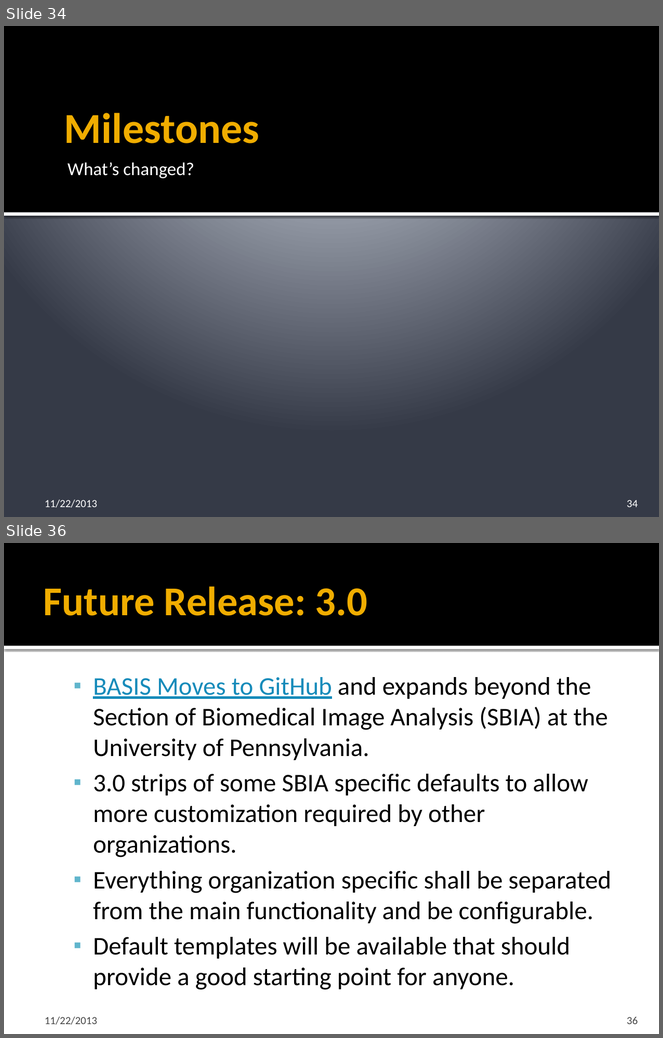
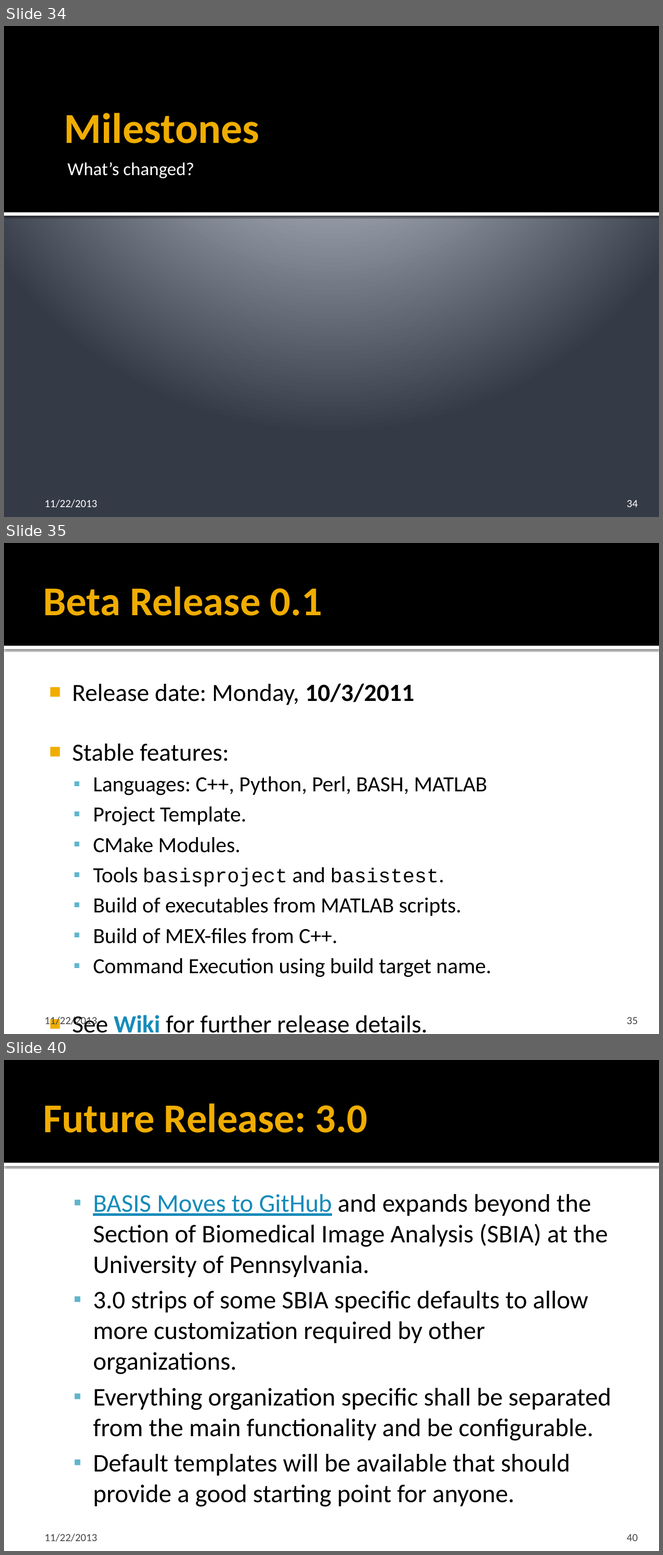
Before and after one commit to cmake-basis/legacy, a slide deck: doc/BASIS_Introduction.pptx. Shown one above the other, each under a label of ours: slides 34 and 36 before the commit, slides 34, 35 and 40 after it; the slides between them are not shown. The pictures are 663x1038 and 663x1555 pixels, drawn with LibreOffice and Linux fonts; fonts in the diff are those of the drawing. Boxes give left, top, right and bottom in pixels: in the first picture for what was removed or moved away, otherwise in the second. Text is boxed around its words. In the diff, an @@ line names an element or a change of style, - is before the commit and + after.

Commit message:
Issue #237, major update to BASIS_Introduction.pptx, improving wording and updating reference plus version information to new git location.

```diff
--- a/doc/BASIS_Introduction.pptx
+++ b/doc/BASIS_Introduction.pptx
@@ slide 35 added at <box>4,543,659,1034</box>, background #FFFFFF; not listed: 2 template elements that a slide beside it also shows @@
@@ title added at <box>44,586,322,616</box>, 45 pt, text #F0AD00, bold @@
+Beta Release 0.1
@@ text added at <box>72,683,491,1033</box>, 23.8 pt, text #000000 @@
+■ Release date: Monday, 10/3/2011
+■ Stable features:
+  ▪ Languages: C++, Python, Perl, BASH, MATLAB
+  ▪ Project Template.
+  ▪ CMake Modules.
+  ▪ Tools basisproject and basistest.
+  ▪ Build of executables from MATLAB scripts.
+  ▪ Build of MEX-files from C++.
+  ▪ Command Execution using build target name.
+■ See Wiki for further release details.
@@ text added at <box>45,1017,97,1028</box>, 12 pt, text #454545 @@
+11/22/2013
@@ page number added at <box>627,1017,638,1025</box>, 12 pt, text #454545 @@
+35
@@ what was slide 36 is now slide 40 @@
@@ page number at <box>627,1534,638,1542</box>: text changed @@
-36
+40
```
Also in this commit, not shown: 11 slides changed, 3 other slides added.
